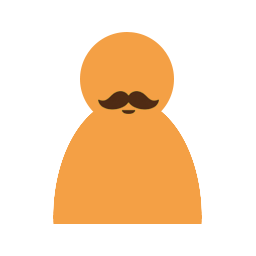
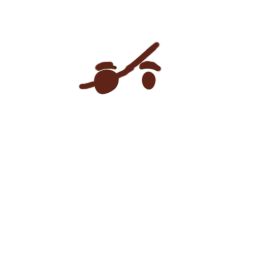
Layers edited between the first and the second (256, 256) image:
showed "Eyes 10" over (x1=78, y1=41, x2=163, y2=95)
hid group "Mouth" (10 layers) over (x1=78, y1=85, x2=176, y2=207)
hid group "Head" (1st of 2) (1 layers) over (x1=80, y1=32, x2=174, y2=126)
hid group "Base" (1 layers) over (x1=53, y1=98, x2=202, y2=224)
